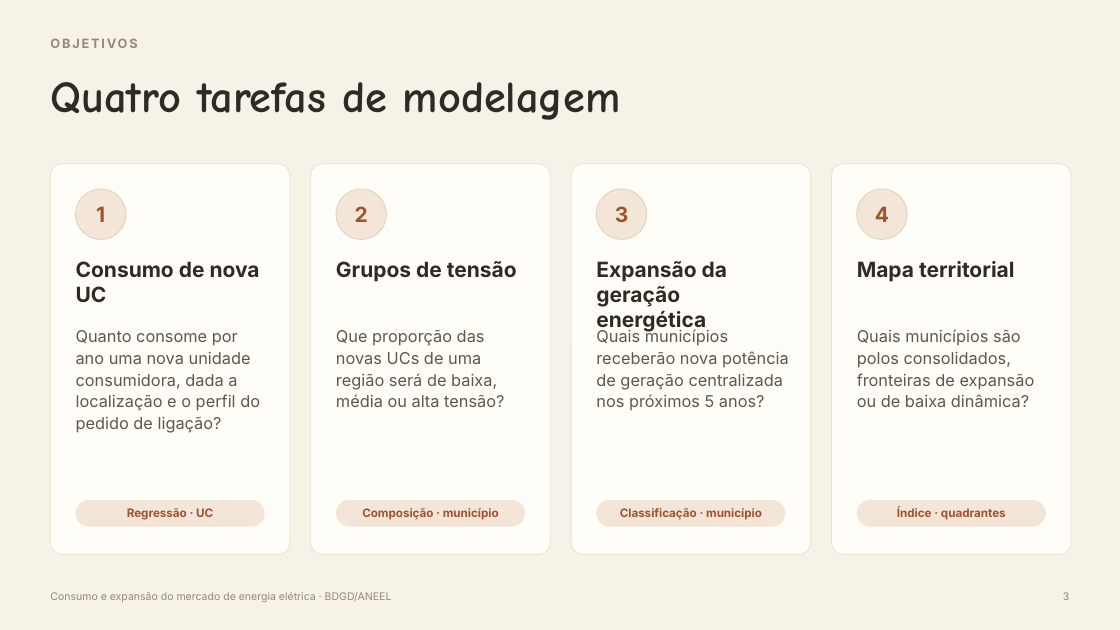
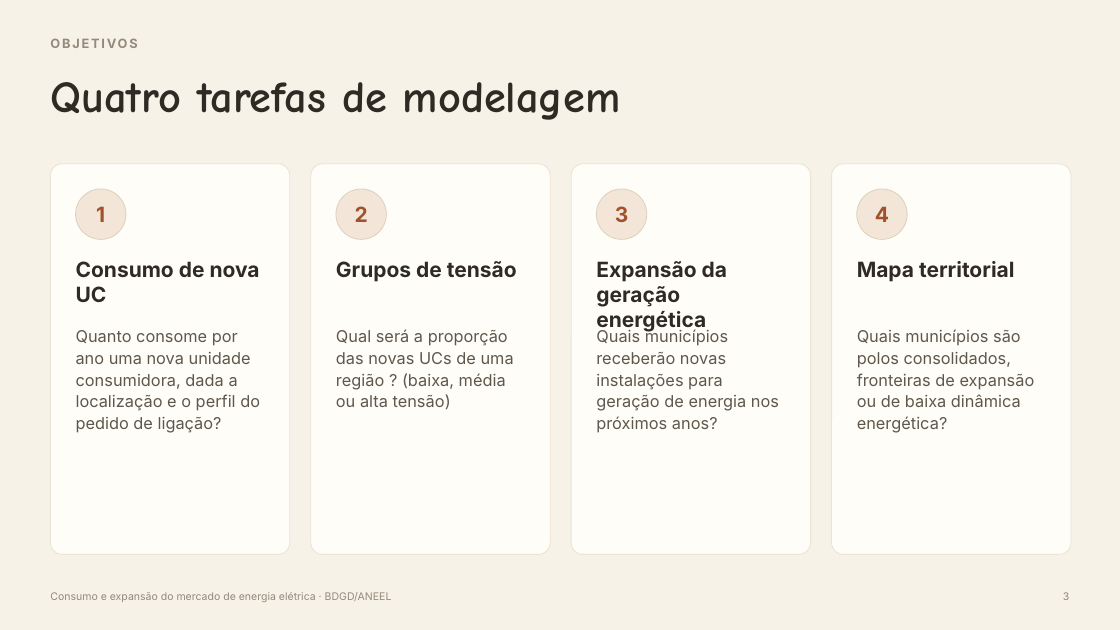
Before and after one commit to lucas-men-nobrega/TCC_projeto, a slide deck: slide 3 of apresentacao/Apresentacao_TCC_v2.pptx. Drawn at 1120x630 pixels with LibreOffice and Linux fonts; fonts in the diff are those of the drawing. Boxes give left, top, right and bottom in pixels: in the first picture for what was removed or moved away, otherwise in the second. Text is boxed around its words. In the diff, an @@ line names an element or a change of style, - is before the commit and + after.

```diff
--- a/apresentacao/Apresentacao_TCC_v2.pptx
+++ b/apresentacao/Apresentacao_TCC_v2.pptx
@@ text at [336, 329, 514, 409]: text changed @@
-Que proporção das novas UCs de uma região será de baixa, média ou alta tensão?
+Qual será a proporção das novas UCs de uma região ? (baixa, média ou alta tensão)
@@ text at [596, 328, 779, 433]: text changed @@
-Quais municípios receberão nova potência de geração centralizada nos próximos 5 anos?
+Quais municípios receberão novas instalações para geração de energia nos próximos anos?
@@ text at [857, 329, 1035, 407]: text changed @@
-Quais municípios são polos consolidados, fronteiras de expansão ou de baixa dinâmica?
+Quais municípios são polos consolidados, fronteiras de expansão ou de baixa dinâmica energética?
@@ rounded rectangle removed at [76, 500, 265, 527] @@
-Regressão · UC
@@ rounded rectangle removed at [336, 500, 525, 527] @@
-Composição · município
@@ rounded rectangle removed at [597, 500, 786, 527] @@
-Classificação · município
@@ rounded rectangle removed at [857, 500, 1046, 527] @@
-Índice · quadrantes
```
Also in this commit, not shown: 16 other slides changed, 2 slides added, 3 slides removed, 4 other files.
